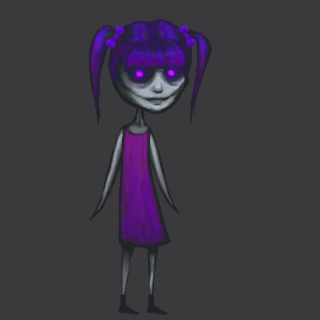
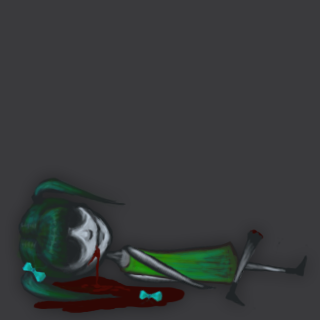
Layered file, before and after one edit (320x320). Changes by layer:
showed group "green dead" (20 layers) over 9, 176, 313, 315
hid group "purple" (124 layers) over 14, 18, 313, 320
hid group "purple standing" (18 layers) over 86, 18, 213, 320
